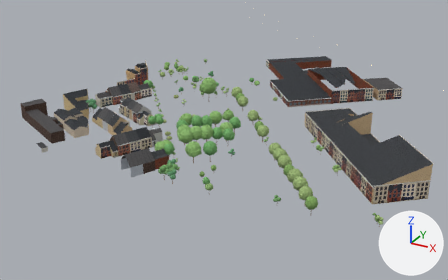
Before and after pictures for a commit that changed the glTF model viewer/districts/2060-noord/chunks/c_0_2.glb.
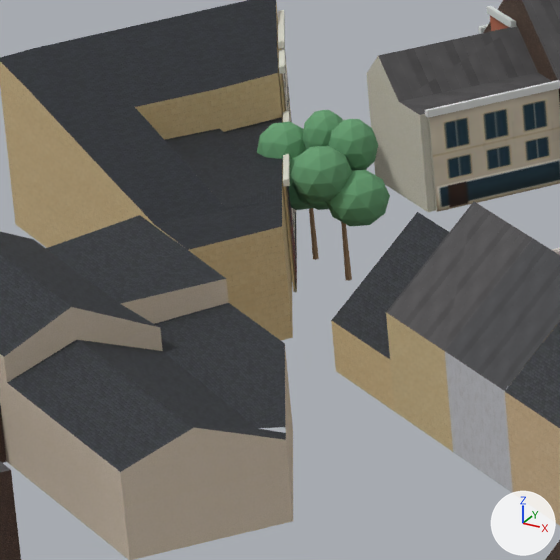
The first picture shows the older version from a 50 mm lens placed at (267.0, 284.0, 145.0), pointed at (88.0, 608.0, -17.0). The close-ups show the older and then the newer version on the part from 14% to 25% of the width and 32% to 49% of the height of that picture. Only the edits that show in the close-ups are written down. The axes (+X, +Y, +Z) are drawn at lower right. The lights are the same throughout. Where no turn or scale is listed for an object, it has been applied to the vertices.

The older version as bpy lines, for what is in view:
```python
me_bldg_6004508083 = bpy.data.meshes.new('bldg_6004508083')
me_bldg_6004508083.from_pydata(...)  # 26 vertices, 24 faces; spans x -5.16..5.16, y -6.16..6.16, z -4.06..4.06
me_bldg_6004508083.materials.append(mat_wall_neoclassical__v1)
me_tree_irregular_0 = bpy.data.meshes.new('tree_irregular_0')
me_tree_irregular_0.from_pydata(...)  # an icosphere of 80 faces spanning x -0.14..0.71, y -0.49..0.41, z -0.14..0.56; a 6-sided cut cone along z (radius 0.05 at the low end, 0.03 at the high end) spanning x -0.06..0.02, y -0.08..0.01, z -1.0..0.02; an icosphere of 80 faces spanning x -0.43..0.32, y -0.13..0.66, z 0.11..0.81; an icosphere of 80 faces spanning x -0.71..0.08, y -0.5..0.33, z -0.23..0.47; an icosphere of 80 faces spanning x -0.27..0.35, y -0.66..-0.01, z 0.3..1.0
me_tree_irregular_0.materials.append(mat_tree_vc)
ob_bldg_6004508083 = bpy.data.objects.new('bldg_6004508083', me_bldg_6004508083)
ob_bldg_6004508083.location = (8.84, 587.5, 4.18)
ob_tree_irregular_0 = bpy.data.objects.new('tree_irregular_0', me_tree_irregular_0)
ob_tree_irregular_0.parent = ob_trees_0_2_3
ob_tree_irregular_0.location = (-6.883, -52.48, 4.602)
ob_tree_irregular_0.rotation_euler = (0.0, 0.0, 2.897)  # degrees (0, 0, 166)
ob_tree_irregular_0.scale = (4.24, 4.24, 4.6)
ob_tree_irregular_0_001 = bpy.data.objects.new('tree_irregular_0.001', me_tree_irregular_0)
ob_tree_irregular_0_001.parent = ob_trees_0_2_3
ob_tree_irregular_0_001.location = (-10.71, -50.64, 4.494)
ob_tree_irregular_0_001.rotation_euler = (0.0, 0.0, 1.803)  # degrees (0, 0, 103)
ob_tree_irregular_0_001.scale = (3.98, 3.98, 4.49)
# also in view: 'bldg_6006387688' at (18.0, 547.0, 4.0); 'bldg_6006773067_roof' at (4.0, 570.0, 9.0); 'bldg_6004025817' at (34.0, 560.0, 6.0); 'bldg_6004508133' at (46.0, 554.0, 6.0); 'bldg_6004025801' at (27.0, 562.0, 4.0)
```
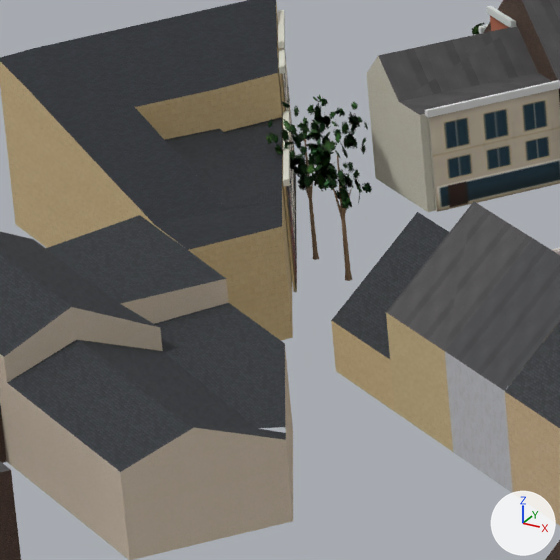
The change in detail:
Picture 'leaf_atlas' (img_leaf_atlas) is new.
Material 'canopy_tree' (mat_canopy_tree) is new.
Uses the picture img_leaf_atlas.
Mesh me_tree_round_young is new.
It has 269 vertices, 160 faces and spans x -0.5..0.5, y -0.5..0.5, z -1.0..1.0.
It uses material mat_canopy_tree.
Mesh me_tree_irregular_mature is new.
It has 534 vertices, 310 faces and spans x -0.61..0.61, y -0.67..0.67, z -1.0..1.0.
It uses material mat_canopy_tree.
Object 'tree_irregular_0' (ob_tree_irregular_0) is deleted.
Object 'tree_irregular_0.001' (ob_tree_irregular_0_001) is deleted.
Object 'tree_round_young.009' (ob_tree_round_young_009) is new; it shows me_tree_round_young.
Its parent is ob_trees_0_2_2.
Its location is (-17.12, -26.26, 2.988).
Its rotation in degrees is (0, 0, -60).
Its scale is (2.97, 2.97, 2.99).
Object 'tree_irregular_mature.001' (ob_tree_irregular_mature_001) is new; it shows me_tree_irregular_mature.
Its parent is ob_trees_0_2_10.
Its location is (-10.7, -50.64, 5.087).
Its rotation in degrees is (0, 0, 103).
Its scale is (3.26, 3.26, 5.09).
Object 'tree_irregular_mature' (ob_tree_irregular_mature) is new; it shows me_tree_irregular_mature.
Its parent is ob_trees_0_2_10.
Its location is (-6.892, -52.47, 5.217).
Its rotation in degrees is (0, 0, 166).
Its scale is (3.6, 3.6, 5.22).

Pixel boxes (x1, y1, x2, y2) of what changed, in the close-ups (560 x 560 px):
'tree_irregular_0', deleted (green)
    before: (291, 119, 390, 281)
'tree_irregular_0.001', deleted (green)
    before: (257, 110, 343, 260)
'tree_irregular_mature', added
    after: (301, 102, 372, 281)
'tree_irregular_mature.001', added
    after: (266, 95, 335, 260)
'tree_round_young.009', added (mostly hidden)
    after: (472, 22, 485, 35)
